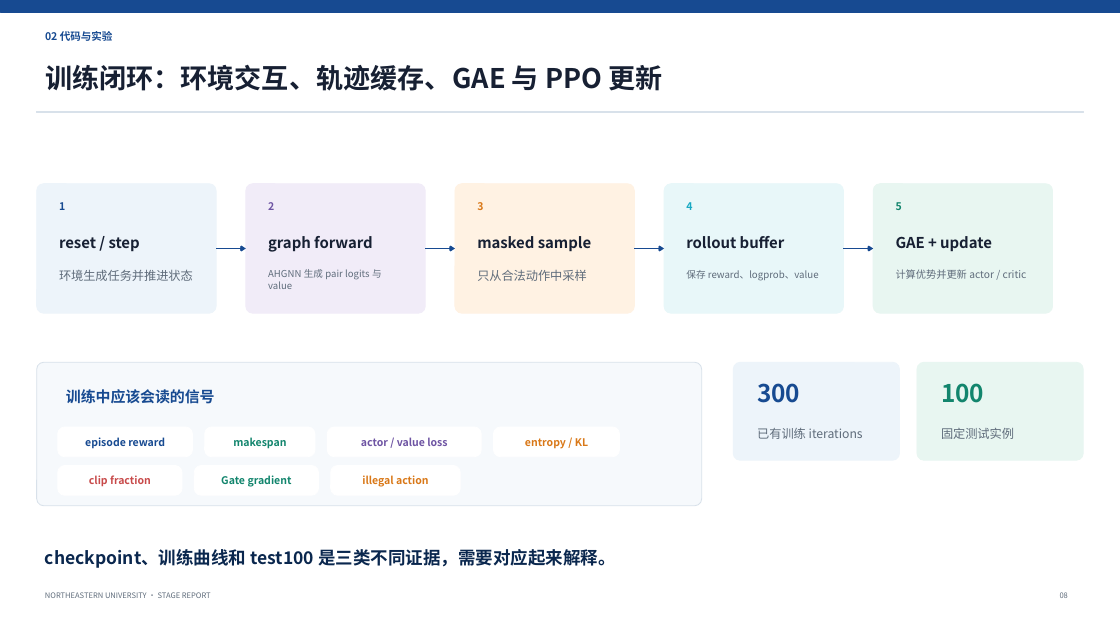
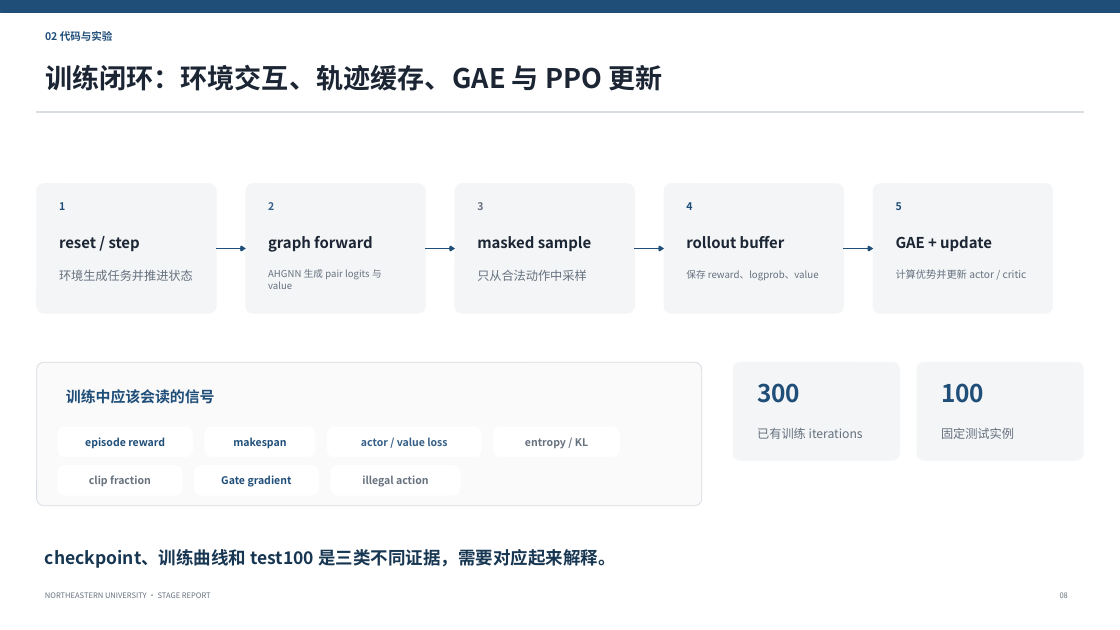
Before and after one commit to Battleplus/GPPO, a slide deck: slide 8 of deliverables/meeting_prep/GPPO_开学汇报_第一篇论文复现与GRPO展望.pptx. Drawn at 1120x630 pixels with LibreOffice and Linux fonts; fonts in the diff are those of the drawing. Boxes give left, top, right and bottom in pixels: in the first picture for what was removed or moved away, otherwise in the second. Text is boxed around its words. In the diff, an @@ line names an element or a change of style, - is before the commit and + after.

Commit message:
simplify GPPO report presentation style

```diff
--- a/deliverables/meeting_prep/GPPO_开学汇报_第一篇论文复现与GRPO展望.pptx
+++ b/deliverables/meeting_prep/GPPO_开学汇报_第一篇论文复现与GRPO展望.pptx
@@ rectangle at [0,0,1120,13]: fill #174A91 to #1F4E79; outline #174A91 0.75 pt to #1F4E79 0.75 pt @@
@@ rounded rectangle at [37,184,217,313]: fill #EDF4FA to #F3F5F7; outline #EDF4FA 0.75 pt to #F3F5F7 0.75 pt @@
@@ rounded rectangle at [246,184,426,313]: fill #F1ECF8 to #F3F5F7; outline #F1ECF8 0.75 pt to #F3F5F7 0.75 pt @@
@@ text "2" at [268,202,274,210]: text colour #6E54A3 to #355F86 @@
@@ rounded rectangle at [455,184,635,313]: fill #FFF2E3 to #F3F5F7; outline #FFF2E3 0.75 pt to #F3F5F7 0.75 pt @@
@@ rounded rectangle at [665,184,844,313]: fill #E8F7F9 to #F3F5F7; outline #E8F7F9 0.75 pt to #F3F5F7 0.75 pt @@
@@ text "4" at [686,202,692,210]: text colour #17A9C3 to #1F4E79 @@
@@ rounded rectangle at [874,184,1054,313]: fill #E8F6F1 to #F3F5F7; outline #E8F6F1 0.75 pt to #F3F5F7 0.75 pt @@
@@ text "masked sample" at [477,236,591,252]: text colour #172033 to #1C2533 @@
@@ arrow (216, 249) - (246, 249): stroke #174A91 1.5 pt to #1F4E79 1.5 pt @@
@@ arrow (425, 249) - (455, 249): stroke #174A91 1.5 pt to #1F4E79 1.5 pt @@
@@ text "只从合法动作中采样" at [477,270,587,281]: text colour #5F6C7B to #66717E @@
@@ arrow (634, 249) - (665, 249): stroke #174A91 1.5 pt to #1F4E79 1.5 pt @@
@@ arrow (844, 249) - (874, 249): stroke #174A91 1.5 pt to #1F4E79 1.5 pt @@
@@ rounded rectangle at [37,362,702,506]: fill #F6F9FC to #FAFAFA; outline #D8E1EA 0.75 pt to #D8DDE3 0.75 pt @@
@@ rounded rectangle at [734,362,900,460]: fill #EDF4FA to #F3F5F7; outline #EDF4FA 0.75 pt to #F3F5F7 0.75 pt @@
@@ text colour #174A91 to #1F4E79 in 5 elements at [45,31,113,41], [59,202,65,210], [66,389,215,404], [85,437,165,449], [757,383,800,403] @@
@@ rounded rectangle at [918,362,1084,460]: fill #E8F6F1 to #F3F5F7; outline #E8F6F1 0.75 pt to #F3F5F7 0.75 pt @@
@@ text colour #12856D to #1F4E79 in 4 elements at [896,202,902,210], [233,437,286,449], [221,475,292,487], [941,383,984,403] @@
@@ text "actor / value loss" at [361,437,447,446]: text colour #6E54A3 to #355F86 @@
@@ text "clip fraction" at [89,475,151,486]: text colour #C84A4A to #66717E @@
@@ text colour #D97818 to #66717E in 3 elements at [477,202,483,210], [525,438,588,449], [362,475,429,487] @@
@@ text "checkpoint、训练曲线和 test100 是三类不同证据，需要对应起来解释。" at [45,549,615,568]: text colour #0A274E to #173651 @@
```
Also in this commit, not shown: 14 other slides changed.
